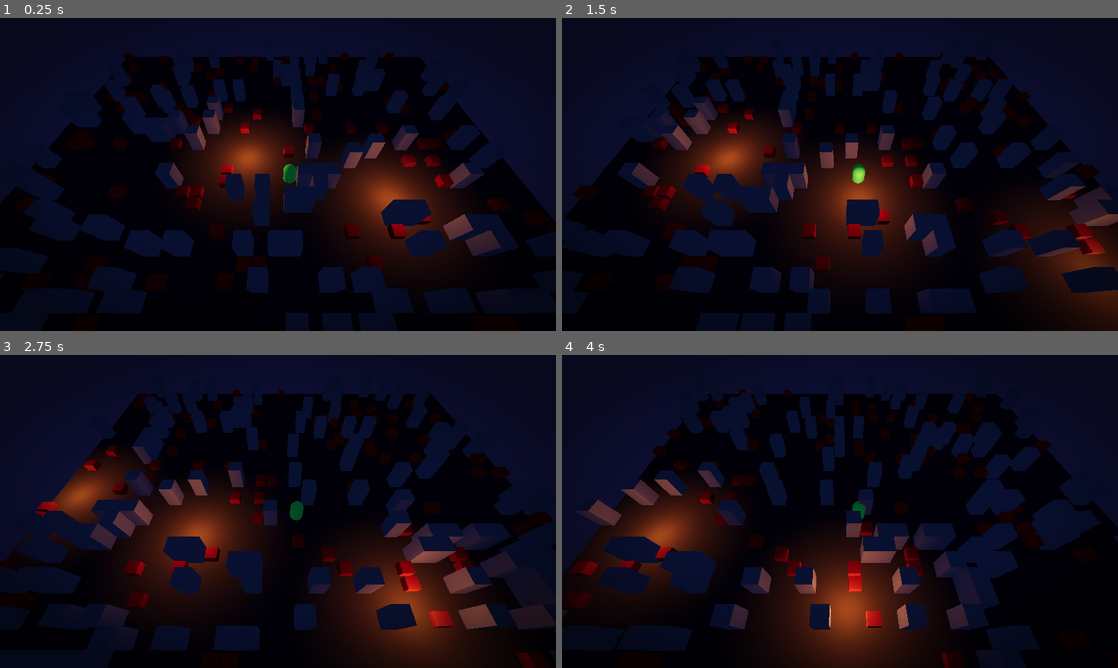
Above: before the commit, frames 1-4 (two rows, left to right).
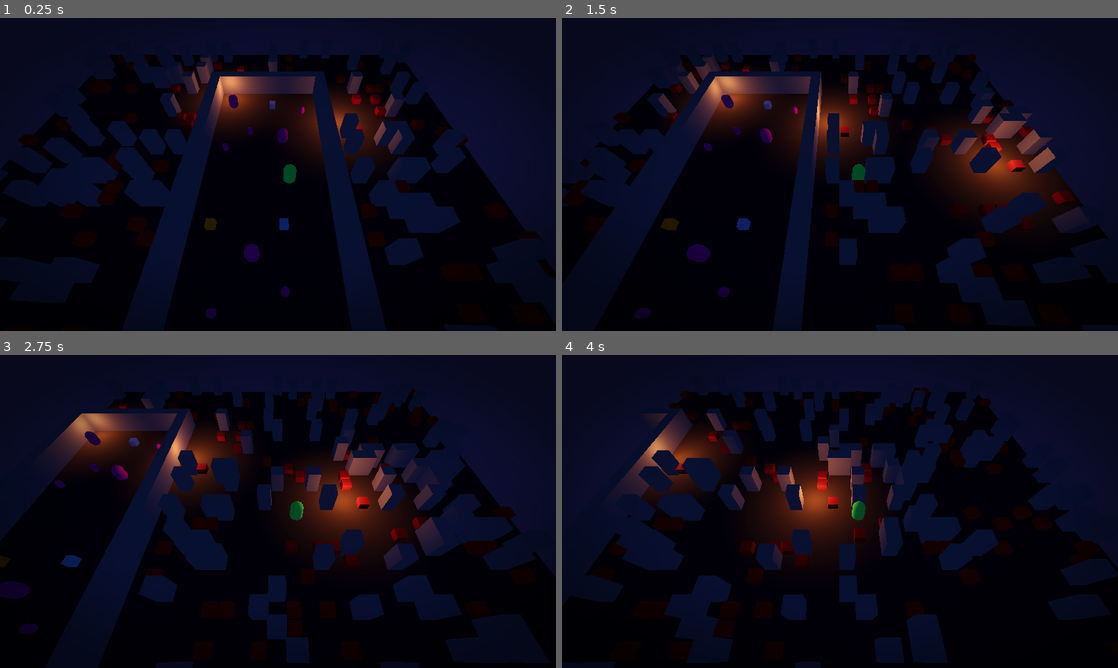
Above: after the commit, the same moments.

Repository: jo1project/sbg
Game: Godot game, scene res://scenes/main.tscn
The game is run twice, just before and just after one commit, with the same random seed, the same clock (stepped at 60 frames per second) and the same inputs.
Inputs:
- Up to frame 1 (0.25 s): no input
- Up to frame 2 (1.5 s): no input
- Up to frame 3 (2.75 s): no input
- Up to frame 4 (4 s): no input

The runs differ from the first frame. In frame 1, 42% of the frame differs, in the area x 0-100%, y 11-100%; in frame 2, 48%; in frame 3, 49%, in the area x 0-100%, y 10-100%; in frame 4, 43%.

Commit message:
godot: 載入 server 地圖 JSON (map_03) 取代隨機生成, 超出地圖範圍才回到隨機 chunk
- 新增 map_loader.gd: rooms/corridors 範圍內生成地板, 外框一圈生成牆(走廊可打通牆)
- obstacles 依 type 放 placeholder(column/crate 方塊, monster 膠囊依 size 縮放), species 記在節點名稱與 metadata
- spawnPos 決定假蛇頭起始位置
- 地圖外圍留一圈乾淨地板銜接隨機區, 沿用同樣的地板/牆材質

Co-Authored-By: Claude Opus 5.5 <noreply@anthropic.com>

Diff:
--- /dev/null
+++ b/godot/assets/maps/map_03.json
@@ -0,0 +1,91 @@
+{
+  "mapId": "map_03",
+  "gridCols": 12,
+  "gridRows": 24,
+  "rooms": [
+    {
+      "x0": 1,
+      "x1": 10,
+      "y0": 1,
+      "y1": 22
+    }
+  ],
+  "corridors": [],
+  "spawnPos": {
+    "x": 6,
+    "y": 12
+  },
+  "obstacles": [
+    {
+      "x": 2,
+      "y": 3,
+      "type": "monster",
+      "species": "big_demon",
+      "size": "big"
+    },
+    {
+      "x": 7,
+      "y": 8,
+      "type": "monster",
+      "species": "big_zombie",
+      "size": "big"
+    },
+    {
+      "x": 5,
+      "y": 18,
+      "type": "monster",
+      "species": "ogre",
+      "size": "big"
+    },
+    {
+      "x": 6,
+      "y": 3,
+      "type": "column"
+    },
+    {
+      "x": 7,
+      "y": 16,
+      "type": "column"
+    },
+    {
+      "x": 2,
+      "y": 16,
+      "type": "crate"
+    },
+    {
+      "x": 2,
+      "y": 9,
+      "type": "monster",
+      "species": "skelet",
+      "size": "small"
+    },
+    {
+      "x": 4,
+      "y": 7,
+      "type": "monster",
+      "species": "chort",
+      "size": "small"
+    },
+    {
+      "x": 9,
+      "y": 4,
+      "type": "monster",
+      "species": "chort",
+      "size": "small"
+    },
+    {
+      "x": 7,
+      "y": 20,
+      "type": "monster",
+      "species": "skelet",
+      "size": "small"
+    },
+    {
+      "x": 3,
+      "y": 21,
+      "type": "monster",
+      "species": "chort",
+      "size": "small"
+    }
+  ]
+}
--- a/godot/scripts/chunk_manager.gd
+++ b/godot/scripts/chunk_manager.gd
@@ -1,5 +1,7 @@
-# Chunk 動態載入/卸載 + 假資料產生。之後接真實地圖時，換掉 _cell_type() 或 _build_chunk() 即可。
+# Chunk 動態載入/卸載。每一格先問地圖資料（map_loader.gd），地圖沒涵蓋的格子才走隨機假資料。
 extends Node3D
+
+const MapLoader := preload("res://scripts/map_loader.gd")
 
 enum Cell { FLOOR, WALL, OBSTACLE }
 
@@ -8,6 +10,8 @@
 
 @export var target: Node3D            # 追蹤的對象（假蛇頭）；chunk 判斷以它為中心
 @export var load_radius := 2          # 前後左右各載入幾個 chunk (2 => 5x5)
+@export_file("*.json") var map_path := "res://assets/maps/map_03.json"
+@export var seam_margin := 1          # 地圖外牆外面幾圈強制留空地板，讓隨機區跟地圖交界乾淨
 
 # 火把：chunk 座標 -> chunk 內的區域座標 (x, z)
 const TORCHES := {
@@ -17,10 +21,11 @@
 	Vector2i(6, 6): Vector2(4, 4),
 }
 
+var map: MapLoader                    # null => 全部隨機
 var _chunks := {}                     # Vector2i -> Node3D
 var _center := Vector2i(999999, 999999)
 var _meshes := {}                     # Cell -> Mesh
-var _mats := {}                       # Cell -> Material
+var _obstacle_meshes := {}            # obstacle type -> Mesh
 
 func _ready() -> void:
 	# 每種類型：[尺寸, 顏色]，地板頂面在 y=0，牆高 2、障礙物高 0.6
@@ -30,12 +35,32 @@
 		Cell.OBSTACLE: [Vector3(0.8, 0.6, 0.8), Color(0.6, 0.25, 0.2)],
 	}
 	for t in defs:
-		var m := BoxMesh.new()
-		m.size = defs[t][0]
-		var mat := StandardMaterial3D.new()
-		mat.albedo_color = defs[t][1]
-		m.material = mat
-		_meshes[t] = m
+		_meshes[t] = _box(defs[t][0], defs[t][1])
+	# 地圖 obstacles 的 placeholder（之後換真美術）
+	_obstacle_meshes["column"] = _box(Vector3(0.6, 0.6, 0.6), Color(0.55, 0.6, 0.75))
+	_obstacle_meshes["crate"] = _box(Vector3(0.6, 0.6, 0.6), Color(0.75, 0.55, 0.2))
+	var cap := CapsuleMesh.new()      # 高 1、半徑 0.3；big/small 用節點 scale 區分
+	cap.radius = 0.3
+	cap.height = 1.0
+	var cap_mat := StandardMaterial3D.new()
+	cap_mat.albedo_color = Color(0.7, 0.2, 0.6)
+	cap.material = cap_mat
+	_obstacle_meshes["monster"] = cap
+
+	if map_path != "":
+		map = MapLoader.new()
+		if not map.load_file(map_path):
+			map = null
+	if map and target and target.has_method("set_start"):
+		target.set_start(MapLoader.cell_center(map.spawn))
+
+func _box(size: Vector3, color: Color) -> BoxMesh:
+	var m := BoxMesh.new()
+	m.size = size
+	var mat := StandardMaterial3D.new()
+	mat.albedo_color = color
+	m.material = mat
+	return m
 
 # ---- chunk 載入判斷邏輯都在這裡 ----
 func _process(_delta: float) -> void:
@@ -65,6 +90,16 @@
 		return Cell.OBSTACLE
 	return Cell.FLOOR
 
+# 一格最後長什麼樣：地圖資料優先，其次交界緩衝區，最後才是隨機
+func _resolve(g: Vector2i, rolled: Cell) -> Cell:
+	if map == null:
+		return rolled
+	if map.is_known(g):
+		return Cell.WALL if map.kind_at(g) == MapLoader.Kind.WALL else Cell.FLOOR
+	if seam_margin > 0 and map.is_near(g, seam_margin):
+		return Cell.FLOOR
+	return rolled
+
 func _build_chunk(k: Vector2i) -> Node3D:
 	var rng := RandomNumberGenerator.new()
 	rng.seed = hash(Vector3i(k.x, k.y, SEED))
@@ -73,10 +108,14 @@
 	root.position = Vector3(k.x * CHUNK_SIZE, 0, k.y * CHUNK_SIZE)
 	for x in CHUNK_SIZE:
 		for z in CHUNK_SIZE:
-			var t := _cell_type(rng)
+			# 每格都照樣抽一次亂數，確保隨機區的結果不會因為地圖蓋掉某些格而位移
+			var g := Vector2i(k.x * CHUNK_SIZE + x, k.y * CHUNK_SIZE + z)
+			var t := _resolve(g, _cell_type(rng))
 			_add_box(root, Cell.FLOOR, x, z)
 			if t != Cell.FLOOR:
 				_add_box(root, t, x, z)
+			if map and map.obstacles.has(g):
+				_add_map_obstacle(root, map.obstacles[g], x, z)
 	if TORCHES.has(k):
 		var l := OmniLight3D.new()
 		var p: Vector2 = TORCHES[k]
@@ -95,3 +134,34 @@
 	# 地板往下沉半個厚度使頂面落在 y=0，其餘放在地板上
 	mi.position = Vector3(x + 0.5, -h / 2.0 if t == Cell.FLOOR else h / 2.0, z + 0.5)
 	parent.add_child(mi)
+
+# 節點命名：Monster_<species>_<x>_<y> / Column_<x>_<y> / Crate_<x>_<y>（x,y 為 JSON 格座標）
+# metadata：obstacle_type, grid_x, grid_y；monster 另有 species, size
+func _add_map_obstacle(parent: Node3D, o: Dictionary, x: int, z: int) -> void:
+	var type := str(o.get("type", ""))
+	var gx := int(o.x)
+	var gy := int(o.y)
+	var mi := MeshInstance3D.new()
+	mi.set_meta("obstacle_type", type)
+	mi.set_meta("grid_x", gx)
+	mi.set_meta("grid_y", gy)
+	var h := 0.6
+	match type:
+		"monster":
+			var species := str(o.get("species", "unknown"))
+			var size := str(o.get("size", "small"))
+			mi.name = "Monster_%s_%d_%d" % [species, gx, gy]
+			mi.set_meta("species", species)
+			mi.set_meta("size", size)
+			var s := 1.5 if size == "big" else 0.8
+			mi.scale = Vector3.ONE * s
+			h = 1.0 * s
+		"column", "crate":
+			mi.name = "%s_%d_%d" % [type.capitalize(), gx, gy]
+		_:
+			push_warning("MapLoader: 未知 obstacle type '%s' @ (%d,%d)，先用 crate 代替" % [type, gx, gy])
+			mi.name = "Unknown_%s_%d_%d" % [type, gx, gy]
+			type = "crate"
+	mi.mesh = _obstacle_meshes[type]
+	mi.position = Vector3(x + 0.5, h / 2.0, z + 0.5)
+	parent.add_child(mi)
--- a/godot/scripts/fake_snake.gd
+++ b/godot/scripts/fake_snake.gd
@@ -12,6 +12,14 @@
 func _ready() -> void:
 	position = waypoints[0]
 
+# 由 chunk_manager 依地圖 spawnPos 呼叫：整條路線平移，讓起點落在 spawn
+func set_start(p: Vector3) -> void:
+	var offset := Vector3(p.x - waypoints[0].x, 0, p.z - waypoints[0].z)  # 高度沿用原路線
+	for j in waypoints.size():
+		waypoints[j] += offset
+	_i = 0
+	position = waypoints[0]
+
 func _process(delta: float) -> void:
 	var goal := waypoints[(_i + 1) % waypoints.size()]
 	position = position.move_toward(goal, speed * delta)
--- /dev/null
+++ b/godot/scripts/map_loader.gd
@@ -0,0 +1,69 @@
+# 讀取 Flutter/server 產出的地圖 JSON（格式原樣，不可改），轉成格子資料給 chunk_manager 用。
+# 座標對應：地圖格 (x, y) => 世界 [x, x+1) x [y, y+1)，也就是 JSON 的 y 對應世界的 z 軸，地圖原點在世界原點。
+extends RefCounted
+
+enum Kind { FLOOR, WALL }
+
+var map_id := ""
+var cols := 0
+var rows := 0
+var spawn := Vector2i.ZERO
+var cells := {}        # Vector2i -> Kind；只有 rooms/corridors 與其外框牆算「已知內容」
+var obstacles := {}    # Vector2i -> Dictionary（JSON 原始 obstacle 物件）
+
+# 用法：var m := MapLoader.new(); if m.load_file(path): ...
+func load_file(path: String) -> bool:
+	var f := FileAccess.open(path, FileAccess.READ)
+	if f == null:
+		push_error("MapLoader: 無法開啟 %s (%s)" % [path, error_string(FileAccess.get_open_error())])
+		return false
+	var data = JSON.parse_string(f.get_as_text())
+	if typeof(data) != TYPE_DICTIONARY:
+		push_error("MapLoader: %s 不是合法的 JSON 物件" % path)
+		return false
+	_parse(data)
+	return true
+
+func _parse(d: Dictionary) -> void:
+	map_id = str(d.get("mapId", ""))
+	cols = int(d.get("gridCols", 0))
+	rows = int(d.get("gridRows", 0))
+	var sp: Dictionary = d.get("spawnPos", {})
+	spawn = Vector2i(int(sp.get("x", 0)), int(sp.get("y", 0)))
+
+	# rooms 與 corridors 同樣處理：矩形內（x1/y1 含端點）都是地板
+	var rects: Array = []
+	rects.append_array(d.get("rooms", []))
+	rects.append_array(d.get("corridors", []))
+	for r in rects:
+		for x in range(int(r.x0), int(r.x1) + 1):
+			for y in range(int(r.y0), int(r.y1) + 1):
+				cells[Vector2i(x, y)] = Kind.FLOOR
+	# 每個矩形往外一圈是牆；已經是地板的格子（別的房間/走廊）不蓋牆，走廊就能打通牆
+	for r in rects:
+		for x in range(int(r.x0) - 1, int(r.x1) + 2):
+			for y in range(int(r.y0) - 1, int(r.y1) + 2):
+				var c := Vector2i(x, y)
+				if not cells.has(c):
+					cells[c] = Kind.WALL
+
+	for o in d.get("obstacles", []):
+		obstacles[Vector2i(int(o.x), int(o.y))] = o
+
+# 這格是否由地圖資料決定（true => 不走隨機生成）
+func is_known(c: Vector2i) -> bool:
+	return cells.has(c)
+
+func kind_at(c: Vector2i) -> Kind:
+	return cells[c]
+
+# 與已知內容的切比雪夫距離是否 <= r（用來在交界留一圈乾淨地板）
+func is_near(c: Vector2i, r: int) -> bool:
+	for dx in range(-r, r + 1):
+		for dy in range(-r, r + 1):
+			if cells.has(c + Vector2i(dx, dy)):
+				return true
+	return false
+
+static func cell_center(c: Vector2i, y := 0.0) -> Vector3:
+	return Vector3(c.x + 0.5, y, c.y + 0.5)
Not shown, added: godot/scripts/map_loader.gd.uid
